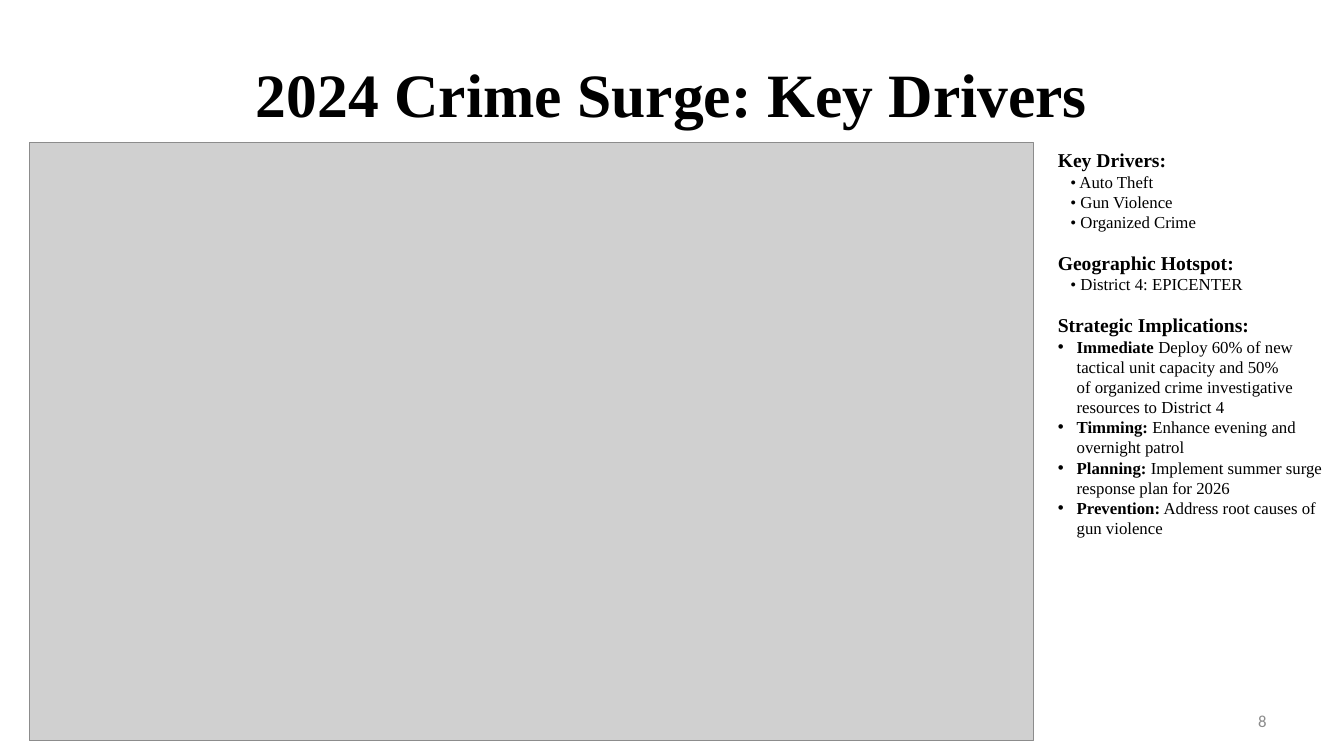
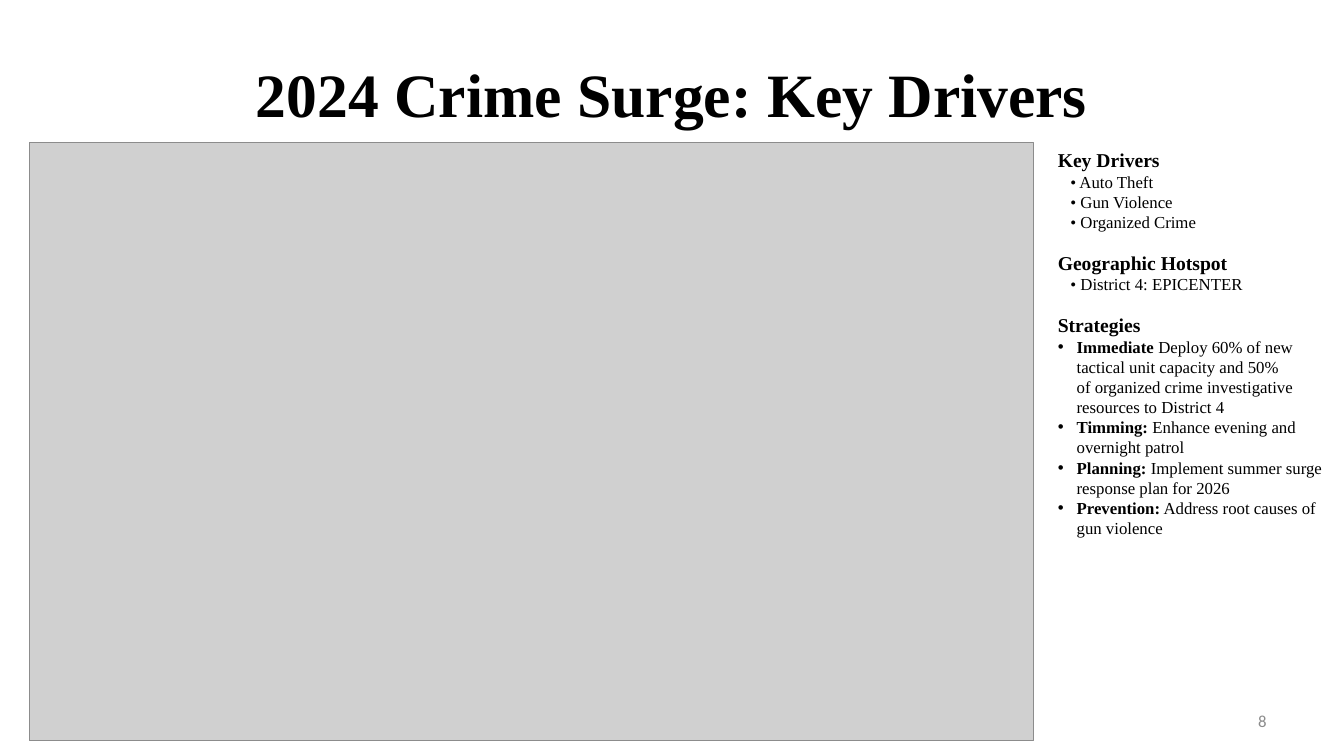
Before and after one commit to fuxima/YRP, a slide deck: slide 8 of YorkRegionCrimeAnalysis_presentation.pptx. Drawn at 1344x756 pixels with LibreOffice and Linux fonts; fonts in the diff are those of the drawing; grey boxes stand for pictures; background and template pictures are left out. Boxes give left, top, right and bottom in pixels: in the first picture for what was removed or moved away, otherwise in the second. Text is boxed around its words. In the diff, an @@ line names an element or a change of style, - is before the commit and + after.

```diff
--- a/YorkRegionCrimeAnalysis_presentation.pptx
+++ b/YorkRegionCrimeAnalysis_presentation.pptx
@@ text at box(1058, 153, 1159, 172): text changed @@
-Key Drivers:
+Key Drivers
@@ text at box(1058, 256, 1228, 275): text changed @@
-Geographic Hotspot:
+Geographic Hotspot
@@ text at box(1058, 318, 1141, 337): text changed @@
-Strategic Implications:
+Strategies
```
Also in this commit, not shown: 27 other slides changed, 1 other file.
